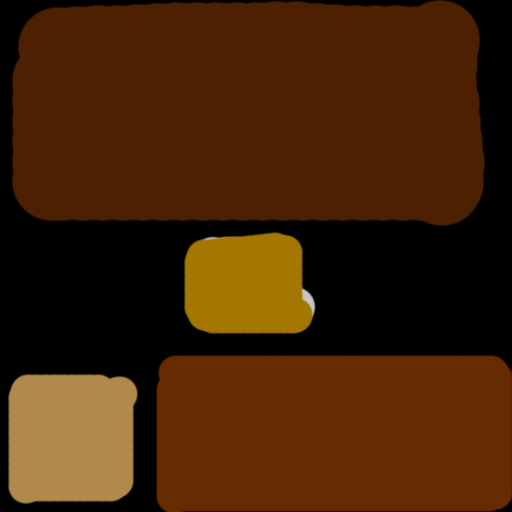
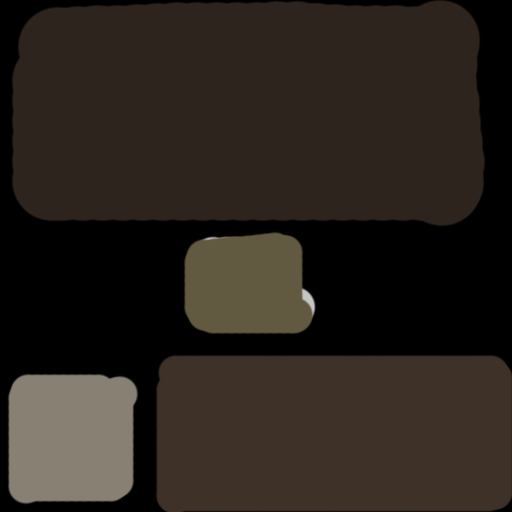
Two versions of the same layered image (w=512, h=512). Layer-by-layer changes:
pixels changed over [8, 0, 512, 512] (layer not identified)
